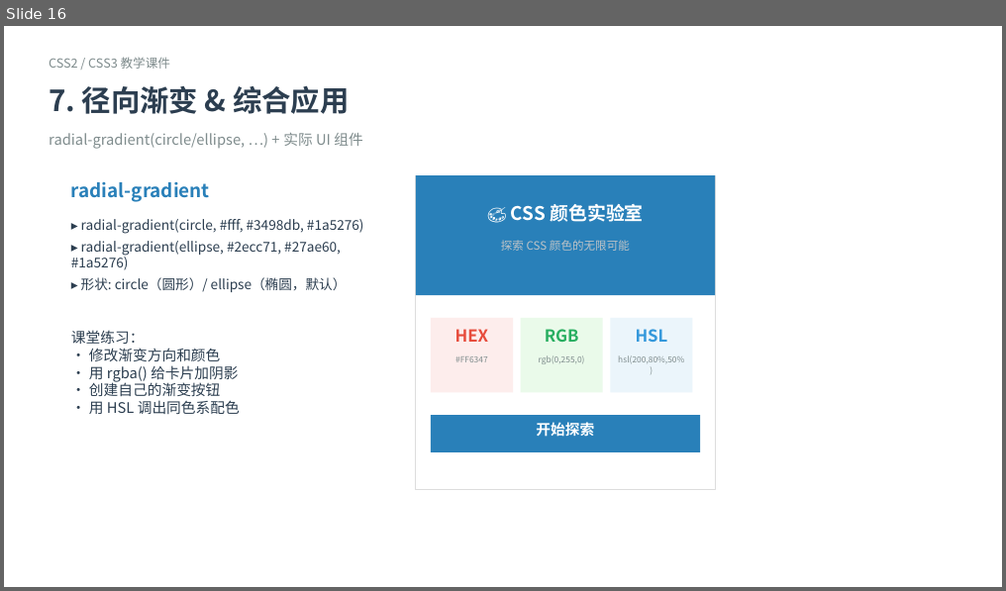
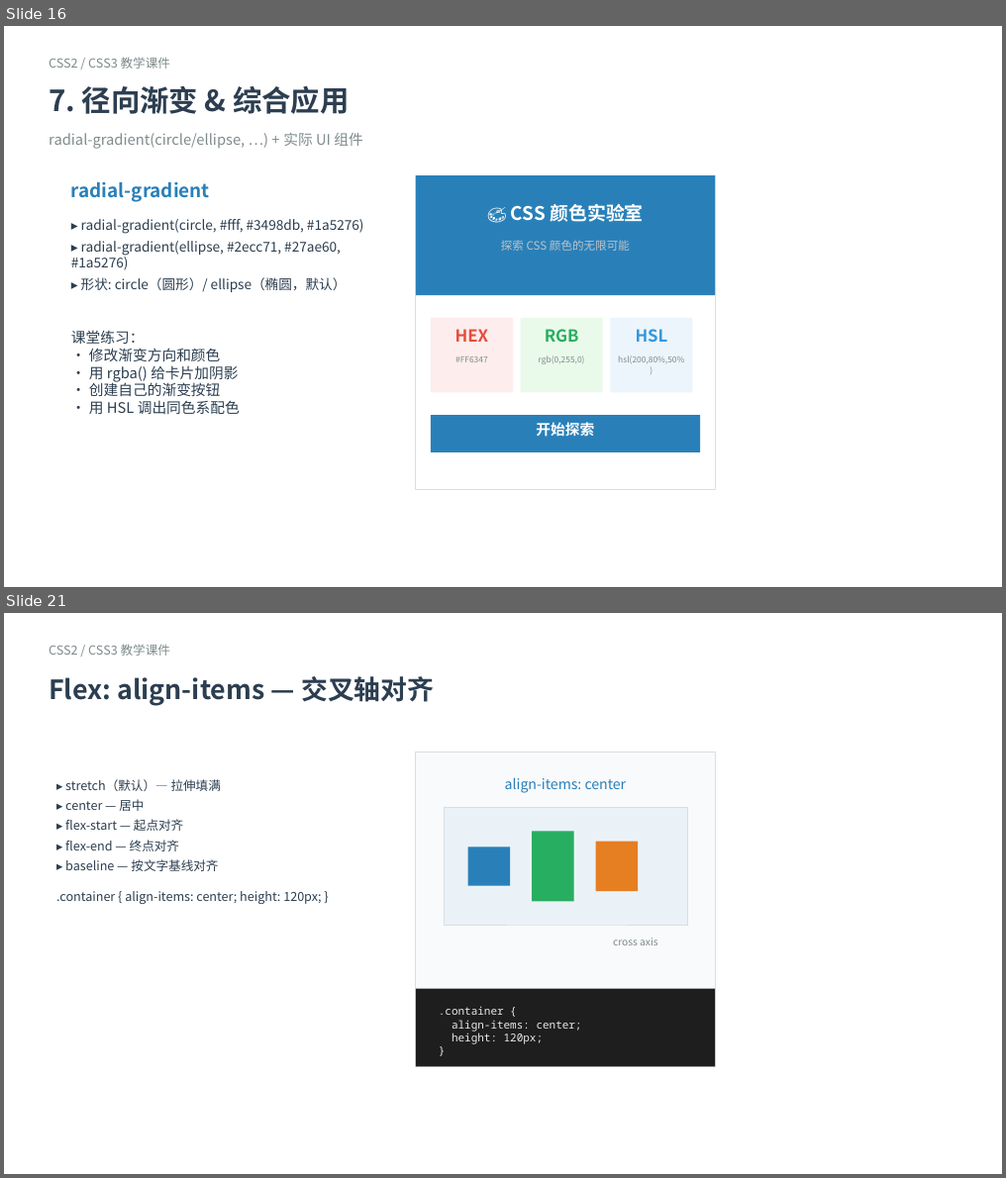
Before and after one commit to cxsun123/frontend-tutorial, a slide deck: CSS2_CSS3.pptx. Shown one above the other, each under a label of ours: slide 16 before the commit, slides 16 and 21 after it; the slides between them are not shown. The pictures are 1006x591 and 1006x1178 pixels, drawn with LibreOffice and Linux fonts; fonts in the diff are those of the drawing. Boxes give left, top, right and bottom in pixels: in the first picture for what was removed or moved away, otherwise in the second. Text is boxed around its words. In the diff, an @@ line names an element or a change of style, - is before the commit and + after.

Commit message:
feat: add TypeScript examples, syntax highlighting, and Docker support
- Added 7 TypeScript demo files with syntax highlighting (01-07)
- Added HTML versions of TS examples with Highlight.js
- Added CSS3 enhanced examples (08-css3.html)
- Updated CSS examples (04-layout, 05-flex-grid, 06-responsive, 07-effects)
- Added TypeScript_Introduction.pptx
- Added Dockerfile and .dockerignore for deployment
- Updated README with Bun/Python/Docker instructions
- Fixed example-playground.js getInlineStyles() to exclude head styles
- Updated index.html with TypeScript card

```diff
--- a/CSS2_CSS3.pptx
+++ b/CSS2_CSS3.pptx
@@ slide 21 added at (4,613,1002,1174), background #FFFFFF @@
@@ text added at (49,644,170,656), 12 pt, text #7F8C8D @@
+CSS2 / CSS3 教学课件
@@ text added at (49,676,434,706), 25.5 pt, text #2C3E50, bold @@
+Flex: align-items — 交叉轴对齐
@@ rectangle added at (416,752,715,1066), fill #F8FAFB, outline #D8DEE3 0.9 pt @@
@@ text added at (56,779,321,904), 12 pt, text #2C3E50 @@
+▸ stretch（默认）— 拉伸填满
+▸ center — 居中
+▸ flex-start — 起点对齐
+▸ flex-end — 终点对齐
+▸ baseline — 按文字基线对齐
+.container { align-items: center; height: 120px; }
@@ text added at (505,777,627,793), 13.5 pt, text #2980B9 @@
+align-items: center
@@ rectangle added at (445,808,688,925), fill #EAF2F8, outline #D8DEE3 0.9 pt @@
@@ rectangle added at (468,847,510,885), fill #2980B9 @@
@@ rectangle added at (532,832,573,902), fill #27AE60 @@
@@ rectangle added at (596,842,638,891), fill #E67E22 @@
@@ text added at (613,938,657,946), 9.8 pt, text #7F8C8D @@
+cross axis
@@ rectangle added at (416,989,715,1066), fill #1E1E1E @@
@@ text added at (439,1006,582,1045), 10.5 pt, text #E8E8E8 @@
+.container {
+align-items: center;
+height: 120px;
+}
```
Also in this commit, not shown: 57 other slides added, 49 other files.
